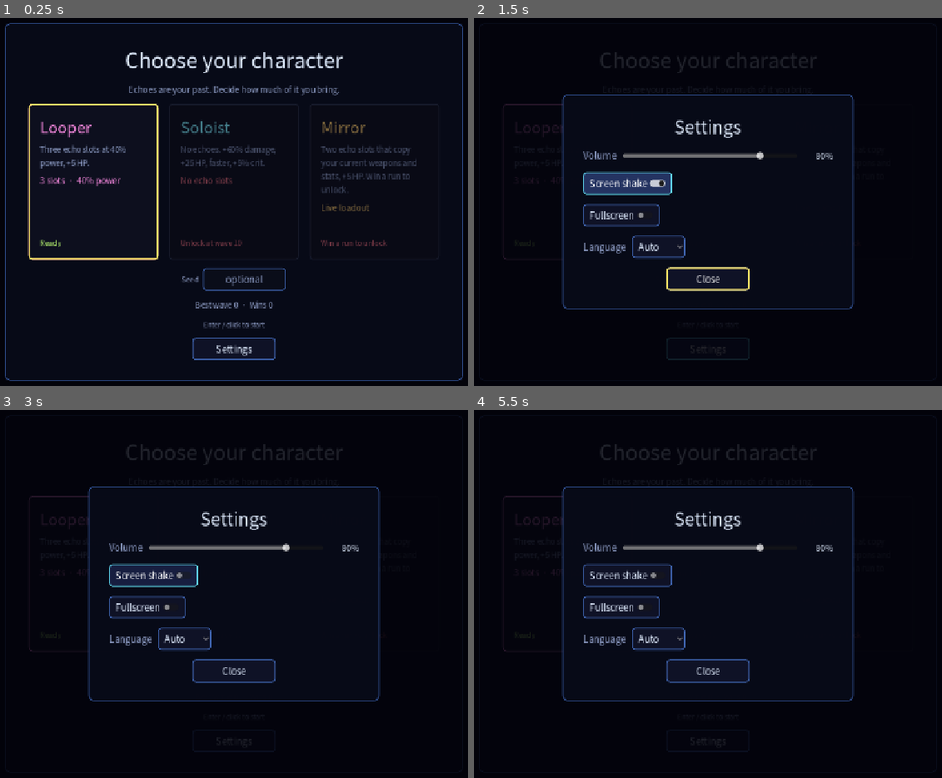
Above: before the commit, frames 1-4 (two rows, left to right).
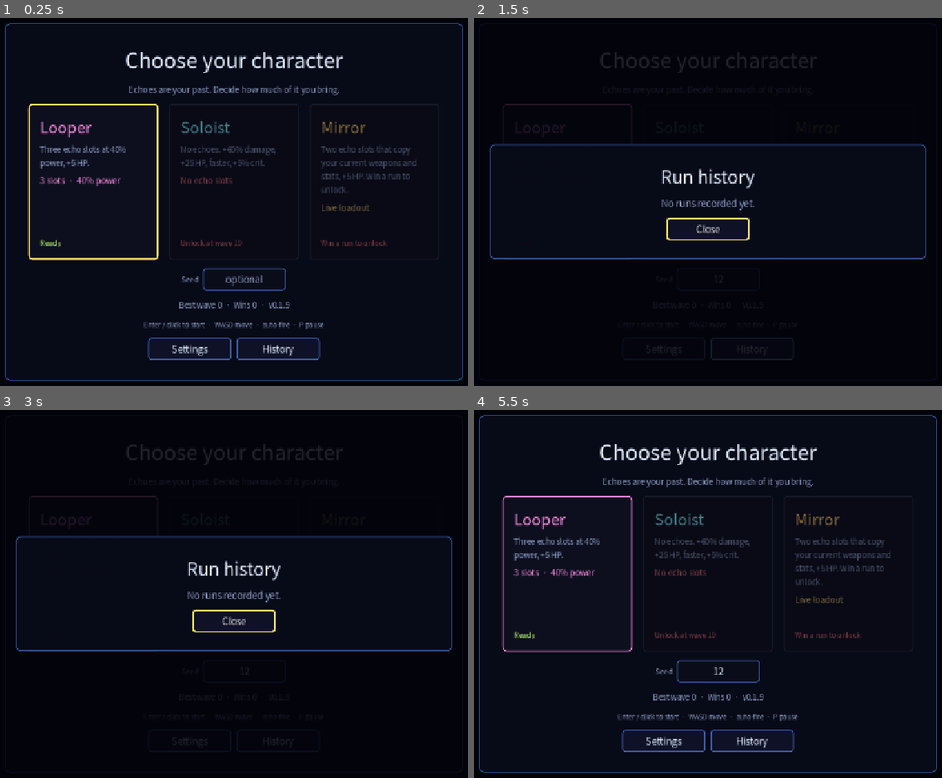
Above: after the commit, the same moments.

Repository: BrickerP/reverb
Game: Godot game, scene res://scenes/main.tscn
The game is run twice, just before and just after one commit, with the same random seed, the same clock (stepped at 60 frames per second) and the same inputs.
Inputs (mouse positions are in pixels of both pictures, inside the frame that each line leads up to):
- Up to frame 1 (0.25 s): no input
- Up to frame 2 (1.5 s): click (717, 279) at 0.52 s; type "12" at 0.6 s; click "Settings" (after the commit: "History") at 1.25 s
- Up to frame 3 (3 s): click (93, 571) at 2 s; click (154, 575) at 2.75 s, where only the run before the commit has a clickable "Screen shake"
- Up to frame 4 (5.5 s): click (656, 638) at 3.5 s, where only the run before the commit has a clickable "Auto"; click "Settings" at 4.25 s; hold D (move_right) from 5.03 s (still down); hold C (character) from 5.03 s (still down); tap H (history, bound only after the commit) at 5.3 s

The runs differ from the first frame. In frame 1, 1.2% of the frame differs, in the area x 30-70%, y 76-93%; in frame 2, 7.0%; in frame 3, 6.8%; in frame 4, 10%, in the area x 1-99%, y 1-99%.

Commit message:
Add local run history screen and version/controls on select

Diff:
--- a/project.godot
+++ b/project.godot
@@ -7,7 +7,7 @@
 [application]
 
 config/name="Reverb"
-config/version="0.1.8"
+config/version="0.1.9"
 run/main_scene="res://scenes/main.tscn"
 config/features=PackedStringArray("4.7", "GL Compatibility")
 
--- a/scripts/core/controls.gd
+++ b/scripts/core/controls.gd
@@ -12,6 +12,7 @@
 	_bind(&"retry", [_key(KEY_S)])
 	_bind(&"quit_run", [_key(KEY_Q)])
 	_bind(&"settings", [_key(KEY_O)])
+	_bind(&"history", [_key(KEY_H)])
 	_bind(&"character", [_key(KEY_C)])
 	_bind(&"mute", [_key(KEY_M)])
 
--- a/scripts/core/loc_en.gd
+++ b/scripts/core/loc_en.gd
@@ -75,10 +75,20 @@
 	"select.locked": "Unlock at wave %d",
 	"select.ready": "Ready",
 	"select.best": "Best wave %d  ·  Wins %d",
-	"select.hint": "Enter / click to start",
+	"select.hint": "Enter / click to start  ·  WASD move  ·  auto-fire  ·  P pause",
 	"select.seed": "Seed",
 	"select.seed_hint": "optional",
 	"select.settings": "Settings",
+	"select.history": "History",
+	"history.title": "Run history",
+	"history.empty": "No runs recorded yet.",
+	"history.seed": "Seed",
+	"history.character": "Character",
+	"history.result": "Result",
+	"history.wave": "Wave",
+	"history.kills": "Kills",
+	"history.win": "WIN",
+	"history.loss": "loss",
 	"settings.title": "Settings",
 	"settings.volume": "Volume",
 	"settings.shake": "Screen shake",
--- a/scripts/core/loc_zh.gd
+++ b/scripts/core/loc_zh.gd
@@ -75,10 +75,20 @@
 	"select.locked": "第 %d 波解锁",
 	"select.ready": "可开始",
 	"select.best": "最佳 %d 波  ·  通关 %d 次",
-	"select.hint": "Enter / 点击开始",
+	"select.hint": "Enter / 点击开始  ·  WASD 移动  ·  自动开火  ·  P 暂停",
 	"select.seed": "种子",
 	"select.seed_hint": "可选",
 	"select.settings": "设置",
+	"select.history": "记录",
+	"history.title": "对局记录",
+	"history.empty": "还没有对局记录。",
+	"history.seed": "种子",
+	"history.character": "角色",
+	"history.result": "结果",
+	"history.wave": "波数",
+	"history.kills": "击杀",
+	"history.win": "通关",
+	"history.loss": "失败",
 	"settings.title": "设置",
 	"settings.volume": "音量",
 	"settings.shake": "屏幕震动",
--- a/scripts/core/run_log.gd
+++ b/scripts/core/run_log.gd
@@ -12,6 +12,26 @@
 
 func folder_path() -> String:
 	return ProjectSettings.globalize_path(path.get_base_dir())
+
+
+func recent(limit: int = 8) -> Array[Dictionary]:
+	var out: Array[Dictionary] = []
+	if not FileAccess.file_exists(path):
+		return out
+	var file := FileAccess.open(path, FileAccess.READ)
+	if file == null:
+		return out
+	while not file.eof_reached():
+		var line := file.get_line().strip_edges()
+		if line == "":
+			continue
+		var json := JSON.new()
+		if json.parse(line) != OK or typeof(json.data) != TYPE_DICTIONARY:
+			continue
+		out.append(json.data)
+		if out.size() > limit:
+			out.pop_front()
+	return out
 
 
 # Appends one finished run as a JSON line. Local only; never uploaded.
--- a/scripts/game/main.gd
+++ b/scripts/game/main.gd
@@ -9,6 +9,7 @@
 var end_ui: EndUi
 var character_select: CharacterSelectUi
 var settings_ui: SettingsUi
+var history_ui: HistoryUi
 var settings: Settings
 var meta: Meta
 var run_log: RunLog
@@ -45,11 +46,13 @@
 	end_ui = EndUi.new()
 	character_select = CharacterSelectUi.new()
 	settings_ui = SettingsUi.new()
+	history_ui = HistoryUi.new()
 	_add_layer(1, hud, theme)
 	_add_layer(2, shop_ui, theme)
 	_add_layer(3, end_ui, theme)
 	_add_layer(4, character_select, theme)
 	_add_layer(5, settings_ui, theme)
+	_add_layer(6, history_ui, theme)
 	shop_ui.start_requested.connect(_on_start_requested)
 	end_ui.restart_requested.connect(new_run)
 	end_ui.character_requested.connect(show_select)
@@ -57,6 +60,7 @@
 	end_ui.open_log_requested.connect(_open_log_folder)
 	character_select.character_chosen.connect(choose_character)
 	character_select.settings_requested.connect(open_settings)
+	character_select.history_requested.connect(open_history)
 	settings_ui.volume_changed.connect(_on_volume_changed)
 	settings_ui.shake_changed.connect(_on_shake_changed)
 	settings_ui.fullscreen_changed.connect(_on_fullscreen_changed)
@@ -115,12 +119,18 @@
 
 
 func open_settings() -> void:
-	if settings_ui.visible:
+	if settings_ui.visible or history_ui.visible:
 		return
 	_settings_restore_pause = paused
 	if sim != null and sim.phase == Sim.Phase.WAVE and not paused:
 		_set_paused(true)
 	settings_ui.open(settings)
+
+
+func open_history() -> void:
+	if history_ui.visible or settings_ui.visible or run_log == null:
+		return
+	history_ui.open(run_log)
 
 
 func _on_settings_closed() -> void:
@@ -190,7 +200,7 @@
 
 
 func _physics_process(delta: float) -> void:
-	if paused or sim == null or character_select.visible or settings_ui.visible:
+	if paused or sim == null or character_select.visible or settings_ui.visible or history_ui.visible:
 		return
 	sim.step(delta, Input.get_vector(&"move_left", &"move_right", &"move_up", &"move_down"))
 	if _shop_delay > 0.0:
@@ -205,6 +215,11 @@
 
 
 func _unhandled_input(event: InputEvent) -> void:
+	if history_ui.visible:
+		if event.is_action_pressed(&"ui_cancel") or event.is_action_pressed(&"history"):
+			history_ui.close()
+			get_viewport().set_input_as_handled()
+		return
 	if settings_ui.visible:
 		if event.is_action_pressed(&"ui_cancel") or event.is_action_pressed(&"settings"):
 			settings_ui.close()
@@ -212,6 +227,9 @@
 		return
 	if event.is_action_pressed(&"settings"):
 		open_settings()
+		get_viewport().set_input_as_handled()
+	elif event.is_action_pressed(&"history") and (character_select.visible or end_ui.visible):
+		open_history()
 		get_viewport().set_input_as_handled()
 	elif event.is_action_pressed(&"pause"):
 		toggle_pause()
--- a/scripts/ui/character_select.gd
+++ b/scripts/ui/character_select.gd
@@ -3,6 +3,7 @@
 
 signal character_chosen(id: StringName)
 signal settings_requested
+signal history_requested
 
 var _cards_box: HBoxContainer
 var _summary: Label
@@ -52,12 +53,20 @@
 	_summary = UiTheme.label("", 15, UiTheme.DIM, HORIZONTAL_ALIGNMENT_CENTER)
 	box.add_child(_summary)
 	box.add_child(UiTheme.label(Loc.t("select.hint"), 13, UiTheme.DIM, HORIZONTAL_ALIGNMENT_CENTER))
+	var buttons := HBoxContainer.new()
+	buttons.add_theme_constant_override("separation", 10)
+	buttons.alignment = BoxContainer.ALIGNMENT_CENTER
 	var settings_button := Button.new()
 	settings_button.text = Loc.t("select.settings")
 	settings_button.custom_minimum_size = Vector2(160.0, 36.0)
-	settings_button.size_flags_horizontal = Control.SIZE_SHRINK_CENTER
 	settings_button.pressed.connect(func() -> void: settings_requested.emit())
-	box.add_child(settings_button)
+	buttons.add_child(settings_button)
+	var history_button := Button.new()
+	history_button.text = Loc.t("select.history")
+	history_button.custom_minimum_size = Vector2(160.0, 36.0)
+	history_button.pressed.connect(func() -> void: history_requested.emit())
+	buttons.add_child(history_button)
+	box.add_child(buttons)
 
 
 func refresh(meta: Meta) -> void:
@@ -67,7 +76,8 @@
 		var card := _make_card(def, meta)
 		_cards_box.add_child(card)
 		_cards.append(card)
-	_summary.text = Loc.t("select.best", [meta.best_wave, meta.wins])
+	_summary.text = "%s  ·  v%s" % [Loc.t("select.best", [meta.best_wave, meta.wins]),
+			str(ProjectSettings.get_setting("application/config/version", ""))]
 	for card in _cards:
 		if not card.disabled:
 			card.grab_focus()
--- /dev/null
+++ b/scripts/ui/history_ui.gd
@@ -0,0 +1,90 @@
+class_name HistoryUi
+extends Control
+
+signal closed
+
+var close_button: Button
+
+var _grid: GridContainer
+var _empty: Label
+var _row_count := 0
+
+
+func _ready() -> void:
+	visible = false
+	set_anchors_and_offsets_preset(Control.PRESET_FULL_RECT)
+	var dim := ColorRect.new()
+	dim.color = Color(0.01, 0.01, 0.04, 0.86)
+	add_child(dim)
+	dim.set_anchors_and_offsets_preset(Control.PRESET_FULL_RECT)
+	var center := CenterContainer.new()
+	add_child(center)
+	center.set_anchors_and_offsets_preset(Control.PRESET_FULL_RECT)
+	var panel := PanelContainer.new()
+	panel.custom_minimum_size = Vector2(840.0, 0.0)
+	panel.add_theme_stylebox_override("panel", UiTheme.box(
+			Color(0.03, 0.04, 0.09, 0.98), Color(0.3, 0.5, 0.9, 0.6), 2, 10))
+	center.add_child(panel)
+	var margin := MarginContainer.new()
+	for side in ["left", "right", "top", "bottom"]:
+		margin.add_theme_constant_override("margin_" + side, 28)
+	panel.add_child(margin)
+	var box := VBoxContainer.new()
+	box.add_theme_constant_override("separation", 14)
+	margin.add_child(box)
+	box.add_child(UiTheme.label(Loc.t("history.title"), 34, UiTheme.INK, HORIZONTAL_ALIGNMENT_CENTER))
+	_empty = UiTheme.label(Loc.t("history.empty"), 18, UiTheme.DIM, HORIZONTAL_ALIGNMENT_CENTER)
+	box.add_child(_empty)
+	_grid = GridContainer.new()
+	_grid.columns = 5
+	_grid.add_theme_constant_override("h_separation", 28)
+	_grid.add_theme_constant_override("v_separation", 8)
+	box.add_child(_grid)
+	close_button = Button.new()
+	close_button.text = Loc.t("settings.close")
+	close_button.custom_minimum_size = Vector2(160.0, 44.0)
+	close_button.size_flags_horizontal = Control.SIZE_SHRINK_CENTER
+	close_button.pressed.connect(close)
+	box.add_child(close_button)
+
+
+func open(run_log: RunLog) -> void:
+	UiTheme.clear(_grid)
+	_row_count = 0
+	var runs := run_log.recent(8)
+	_empty.visible = runs.is_empty()
+	_grid.visible = not runs.is_empty()
+	if runs.is_empty():
+		visible = true
+		close_button.grab_focus()
+		return
+	_add_cell(Loc.t("history.seed"), UiTheme.DIM, 14)
+	_add_cell(Loc.t("history.character"), UiTheme.DIM, 14)
+	_add_cell(Loc.t("history.result"), UiTheme.DIM, 14)
+	_add_cell(Loc.t("history.wave"), UiTheme.DIM, 14)
+	_add_cell(Loc.t("history.kills"), UiTheme.DIM, 14)
+	for run: Dictionary in runs:
+		var won := bool(run.get("won", false))
+		var char := StringName(str(run.get("character", "?")))
+		_add_cell(str(int(run.get("seed", 0))), UiTheme.INK, 16)
+		_add_cell(Loc.character_name(char), UiTheme.INK, 16)
+		_add_cell(Loc.t("history.win") if won else Loc.t("history.loss"),
+				UiTheme.COIN if won else UiTheme.WARN, 16)
+		_add_cell(str(int(run.get("wave", 0))), UiTheme.INK, 16)
+		_add_cell(str(int(run.get("kills", 0))), UiTheme.INK, 16)
+		_row_count += 1
+	visible = true
+	close_button.grab_focus()
+
+
+func row_count() -> int:
+	return _row_count
+
+
+func close() -> void:
+	visible = false
+	closed.emit()
+
+
+func _add_cell(text: String, color: Color, size: int) -> void:
+	_grid.add_child(UiTheme.label(text, size, color))
--- /dev/null
+++ b/tests/test_history.gd
@@ -0,0 +1,48 @@
+extends RefCounted
+
+const PATH := "user://test_history_runs.jsonl"
+
+
+func _cleanup() -> void:
+	var abs := ProjectSettings.globalize_path(PATH)
+	if FileAccess.file_exists(abs):
+		DirAccess.remove_absolute(abs)
+
+
+func test_history_lists_recent_runs(c: Check) -> void:
+	_cleanup()
+	var log := RunLog.new(PATH)
+	var a := Sim.new(1)
+	a.start_run()
+	a.phase = Sim.Phase.LOST
+	a.wave = 4
+	a.kills = 40
+	log.append(a, &"looper", 60.0)
+	var b := Sim.new(2)
+	b.start_run()
+	b.phase = Sim.Phase.WON
+	b.wave = 20
+	b.kills = 2000
+	log.append(b, &"mirror", 900.0)
+	var ui := HistoryUi.new()
+	ui.theme = UiTheme.build()
+	(Engine.get_main_loop() as SceneTree).root.add_child(ui)
+	ui.open(log)
+	c.ok(ui.visible, "history opens")
+	c.eq(ui.row_count(), 2, "two rows")
+	ui.close()
+	c.ok(not ui.visible, "history closes")
+	ui.free()
+	_cleanup()
+
+
+func test_history_empty_state(c: Check) -> void:
+	_cleanup()
+	var ui := HistoryUi.new()
+	ui.theme = UiTheme.build()
+	(Engine.get_main_loop() as SceneTree).root.add_child(ui)
+	ui.open(RunLog.new(PATH))
+	c.eq(ui.row_count(), 0, "no rows")
+	c.ok(ui.visible, "empty history still opens")
+	ui.free()
+	_cleanup()
--- a/tests/test_run_log.gd
+++ b/tests/test_run_log.gd
@@ -36,10 +36,13 @@
 	c.eq(lines, 2, "two runs")
 	c.eq(int(first.get("seed", 0)), 7, "seed")
 	c.eq(str(first.get("character", "")), "looper", "character")
-	c.eq(str(first.get("version", "")), "0.1.8", "build version")
+	c.eq(str(first.get("version", "")), "0.1.9", "build version")
 	c.eq(int(first.get("wave", 0)), 5, "wave")
 	c.eq(bool(first.get("won", true)), false, "loss")
 	c.eq(int(first.get("kills", 0)), 42, "kills")
 	c.near(float(first.get("seconds", 0.0)), 123.4, 0.01, "duration")
 	c.ok((first.get("items", {}) as Dictionary).has("iron_heart"), "items recorded")
+	var recent := log.recent(1)
+	c.eq(recent.size(), 1, "recent respects the limit")
+	c.eq(int(recent[0].get("seed", 0)), 7, "recent keeps the last run")
 	_cleanup()
--- a/tests/test_ui.gd
+++ b/tests/test_ui.gd
@@ -411,6 +411,10 @@
 	c.ok(main.settings_ui.visible, "settings opens from the title screen")
 	main.settings_ui.close()
 	c.ok(not main.settings_ui.visible, "settings closes")
+	main.open_history()
+	c.ok(main.history_ui.visible, "history opens from the title screen")
+	main.history_ui.close()
+	c.ok(not main.history_ui.visible, "history closes")
 	main.free()
 
 
--- /dev/null
+++ b/tools/history_shot.gd
@@ -0,0 +1,52 @@
+extends SceneTree
+# Windowed screenshot of the local run history panel.
+# Usage: godot --path . --fixed-fps 60 --disable-vsync --script res://tools/history_shot.gd
+
+var _main: Node
+var _frame := 0
+var _saved := false
+var _dir := ""
+
+
+func _initialize() -> void:
+	OS.set_environment("REVERB_SAVE", "user://history_shot_save.json")
+	OS.set_environment("REVERB_RUN_LOG", "user://history_shot_runs.jsonl")
+	OS.set_environment("REVERB_SETTINGS", "user://history_shot_settings.json")
+	_dir = ProjectSettings.globalize_path("res://shots")
+	DirAccess.make_dir_recursive_absolute(_dir)
+	var log_path := ProjectSettings.globalize_path("user://history_shot_runs.jsonl")
+	if FileAccess.file_exists(log_path):
+		DirAccess.remove_absolute(log_path)
+	var log := RunLog.new("user://history_shot_runs.jsonl")
+	var a := Sim.new(20261022)
+	a.start_run()
+	a.phase = Sim.Phase.LOST
+	a.wave = 4
+	a.kills = 71
+	log.append(a, &"looper", 300.0)
+	var b := Sim.new(7)
+	b.start_run()
+	b.phase = Sim.Phase.WON
+	b.wave = 20
+	b.kills = 2140
+	log.append(b, &"mirror", 940.0)
+	_main = (load("res://scenes/main.tscn") as PackedScene).instantiate()
+	root.add_child(_main)
+
+
+func _process(_delta: float) -> bool:
+	if _main.history_ui == null:
+		return false
+	_frame += 1
+	if _frame == 10:
+		_main.open_history()
+	if _frame >= 20 and not _saved:
+		_saved = true
+		RenderingServer.force_draw()
+		root.get_texture().get_image().save_png(_dir.path_join("history.png"))
+		print("wrote shots/history.png")
+		_main.audio.stop_all()
+	if _saved and _frame >= 28:
+		quit()
+		return true
+	return false
Binary file changed: docs/select.png
Not shown, added: scripts/ui/history_ui.gd.uid
Not shown, added: tests/test_history.gd.uid
Not shown, changed: README.md
